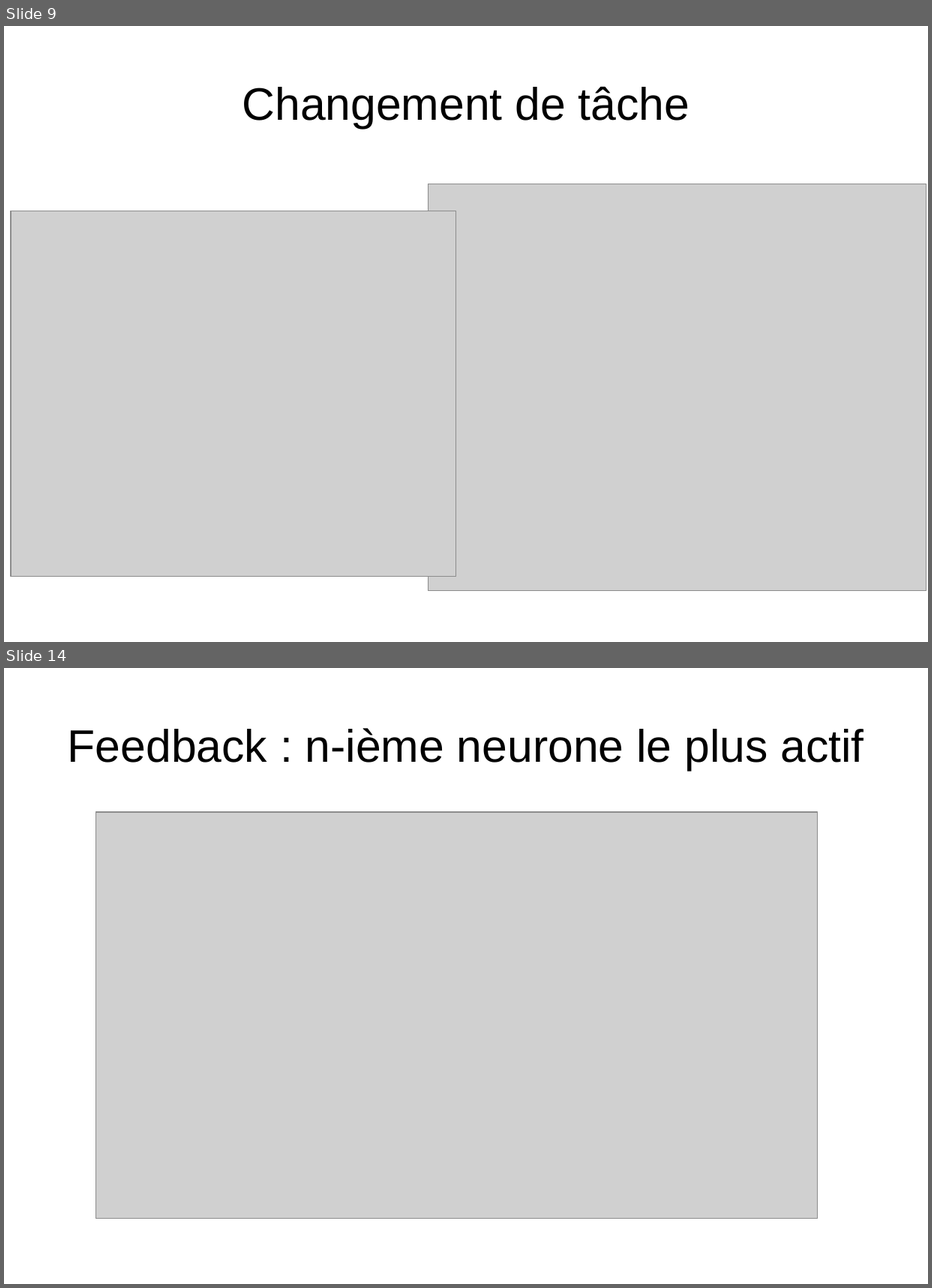
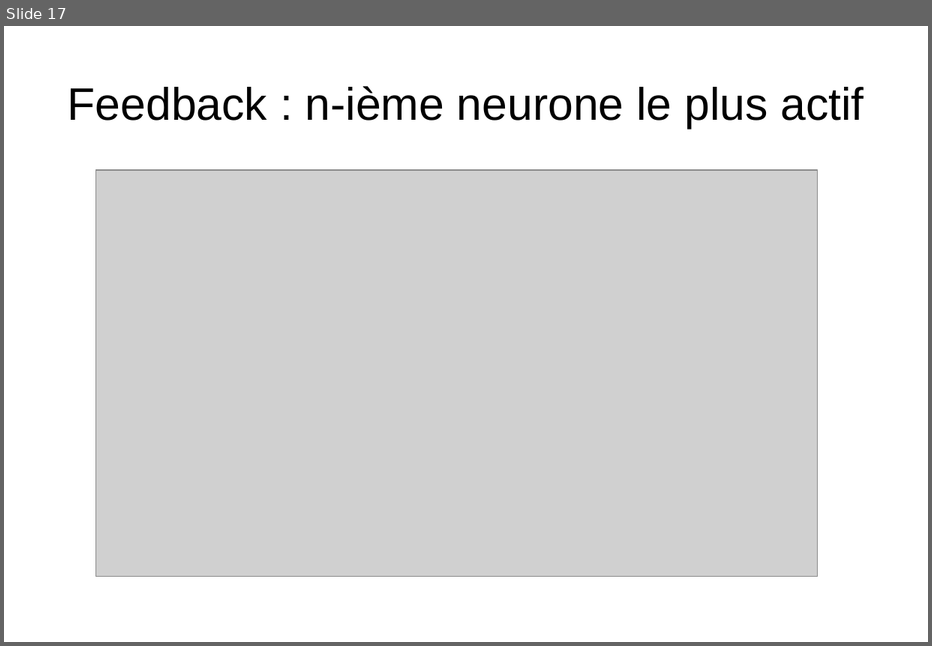
Before and after one commit to matthieu637/anne, a slide deck: exp/pre-presentation/pre-presentation.odp. Shown one above the other, each under a label of ours: slides 9 and 14 before the commit, slide 17 after it; the slides between them are not shown. The pictures are 932x1288 and 932x646 pixels, drawn with LibreOffice and Linux fonts; fonts in the diff are those of the drawing; grey boxes stand for pictures. Boxes give left, top, right and bottom in pixels: in the first picture for what was removed or moved away, otherwise in the second. Text is boxed around its words. In the diff, an @@ line names an element or a change of style, - is before the commit and + after.

```diff
--- a/exp/pre-presentation/pre-presentation.odp
+++ b/exp/pre-presentation/pre-presentation.odp
@@ slide 9 removed at [4,26,928,642], background #FFFFFF @@
@@ title removed at [242,87,690,129] @@
-Changement de tâche
@@ picture removed at [428,184,926,591] @@
@@ picture removed at [11,211,456,577] @@
@@ what was slide 14 is now slide 17 @@
```
Also in this commit, not shown: 11 slides changed, 6 slides added, 1 other slide removed, 1 other file.
